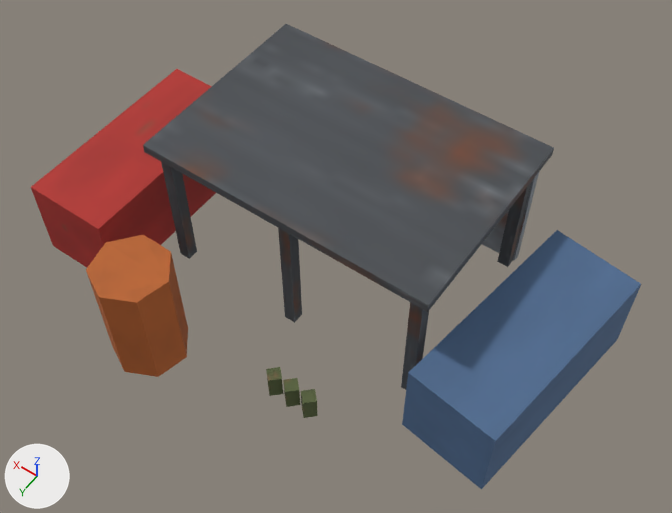
What one commit did to the FBX model Export/LOD/SW_POI/SM_POI_IndustrialSite_LOD1.fbx.
Before and after are seen from a camera (50 mm lens) standing at (-22.2, 30.4, 50.2) and looking at (-1.7, 1.7, 5.1). Arrows for +X, +Y and +Z are at lower left; the lights stay in place. The older version comes first.

Before the edit, the objects in view are built like this:
```python
me_sm_poi_industrialsite_lod1 = bpy.data.meshes.new('SM_POI_IndustrialSite_LOD1')
me_sm_poi_industrialsite_lod1.from_pydata(...)  # 118 vertices, 95 faces; spans x -17.9..17.0, y -9.0..13.5, z 0.0..10.6
me_sm_poi_industrialsite_lod1.materials.append(mat_m_survivalatlas_embed)  # picture img_t_survivalatlas_color_embed256_png
ob_sm_poi_industrialsite_lod1 = bpy.data.objects.new('SM_POI_IndustrialSite_LOD1', me_sm_poi_industrialsite_lod1)
ob_sm_poi_industrialsite_lod1.location = (0.0, 0.0, 0.0)
```
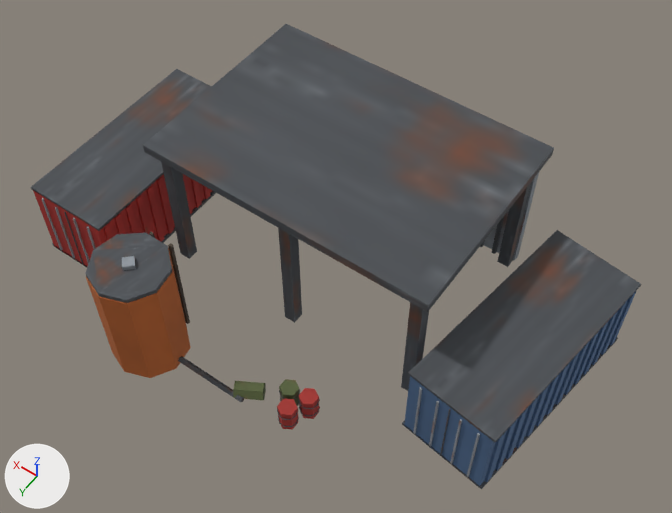
The change, as a list of edits to the scene's bpy script:
```text
Change me_sm_poi_industrialsite_lod1:
    used by ob_sm_poi_industrialsite_lod1; location = (0.0, 0.0, 0.0)
    remove me_sm_poi_industrialsite_lod1.from_pydata(...)  # 118 vertices, 95 faces; spans x -17.9..17.0, y -9.0..13.5, z 0.0..10.6
    add me_sm_poi_industrialsite_lod1.from_pydata(...)  # 1248 vertices, 1020 faces; spans x -17.9..17.0, y -9.0..13.5, z 0.0..10.6
    me_sm_poi_industrialsite_lod1 part 1: a new loose piece, a box spanning x -8.12..-7.88, y -8.35..-8.05, z 0.0..9.0, in mat_m_survivalatlas_embed (picture img_t_survivalatlas_color_embed256_png)
    me_sm_poi_industrialsite_lod1 part 2: a new loose piece, a box spanning x 11.1..16.9, y -5.0..9.0, z 0.0..5.9, in mat_m_survivalatlas_embed (picture img_t_survivalatlas_color_embed256_png)
    me_sm_poi_industrialsite_lod1 part 3: the loose piece of 8 vertices spanning x -4.3..-3.1, y 8.4..9.6, z 0.0..1.8 is rebuilt with 12 vertices and now spans x -4.2..-3.2, y 8.6..9.8, z 0.0..1.8
    me_sm_poi_industrialsite_lod1 part 4: 24 vertices removed from x -5.6..8.4, y 8.4..12.6, z 0.0..8.0; 838 vertices added at x -17.9..17.0, y -7.3..13.4, z 0.0..8.6
    me_sm_poi_industrialsite_lod1 part 5: 4 kept faces spanning x -17.9..17.0, y -7.3..9.0, z 0.0..6.0 get new texture (UV) coordinates
    other edits to the shape of me_sm_poi_industrialsite_lod1 do not show in these pictures
```

Boxes (x1, y1, x2, y2) around the edits, measured in the pictures (672 x 513 px):
part 1 of me_sm_poi_industrialsite_lod1, added: after (492, 216, 504, 254)
part 2 of me_sm_poi_industrialsite_lod1, added (red): after (33, 174, 212, 267)
part 3 of me_sm_poi_industrialsite_lod1, rebuilt: before (283, 378, 300, 407); after (279, 379, 300, 406)
part 4 of me_sm_poi_industrialsite_lod1, built on: before (86, 235, 318, 418); after (31, 173, 641, 489)
part 5 of me_sm_poi_industrialsite_lod1, surface changed: (31, 69, 641, 441) in both
